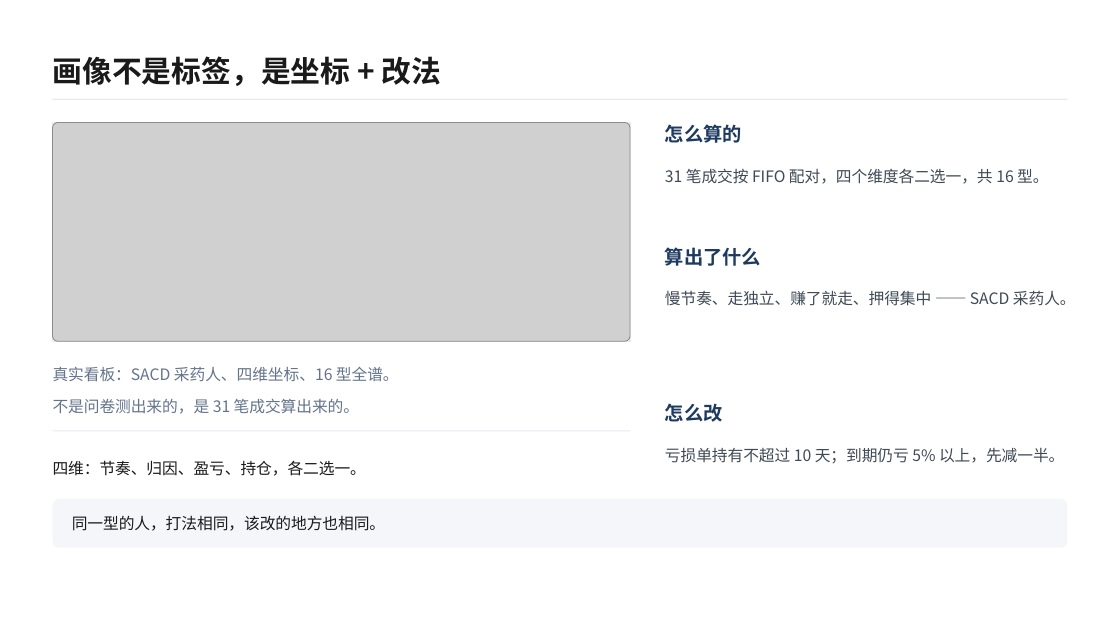
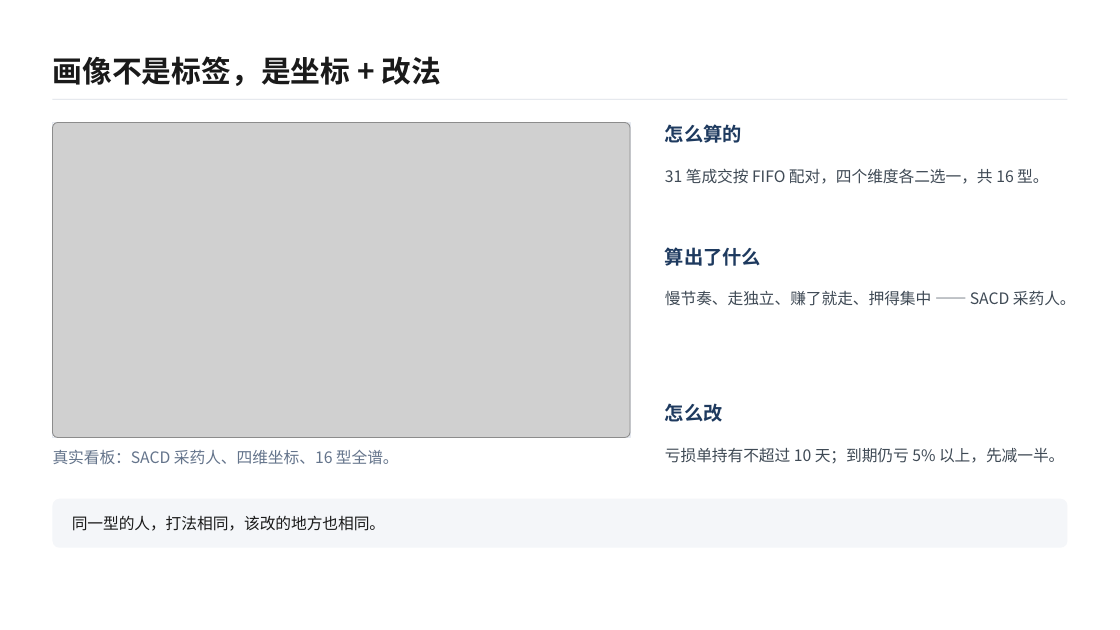
Before and after one commit to www498/ashare-review, a slide deck: slide 5 of ppt/复盘台答辩/复盘台答辩.pptx. Drawn at 1120x630 pixels with LibreOffice and Linux fonts; fonts in the diff are those of the drawing; grey boxes stand for pictures. Boxes give left, top, right and bottom in pixels: in the first picture for what was removed or moved away, otherwise in the second. Text is boxed around its words. In the diff, an @@ line names an element or a change of style, - is before the commit and + after.

```diff
--- a/ppt/复盘台答辩/复盘台答辩.pptx
+++ b/ppt/复盘台答辩/复盘台答辩.pptx
@@ rectangle: place and size @@
-rectangle at box(52, 123, 630, 341)
+rectangle at box(52, 123, 630, 438)
@@ picture: place and size @@
-picture at box(52, 123, 630, 341)
+picture at box(52, 123, 630, 438)
@@ text at box(53, 399, 359, 414): paragraph removed @@
-不是问卷测出来的，是 31 笔成交算出来的。
@@ text "真实看板：SACD 采药人、四维坐标、16 型全谱。": place and size @@
-text "真实看板：SACD 采药人、四维坐标、16 型全谱。" at box(53, 367, 399, 414)
+text "真实看板：SACD 采药人、四维坐标、16 型全谱。" at box(53, 450, 399, 465)
@@ text "真实看板：SACD 采药人、四维坐标、16 型全谱。" at box(53, 450, 399, 465): line spacing 1.7 to 1 @@
@@ rectangle removed at box(52, 430, 630, 431) @@
@@ text removed at box(53, 460, 366, 476) @@
-四维：节奏、归因、盈亏、持仓，各二选一。
```
Also in this commit, not shown: 3 other slides changed, 9 other files.
